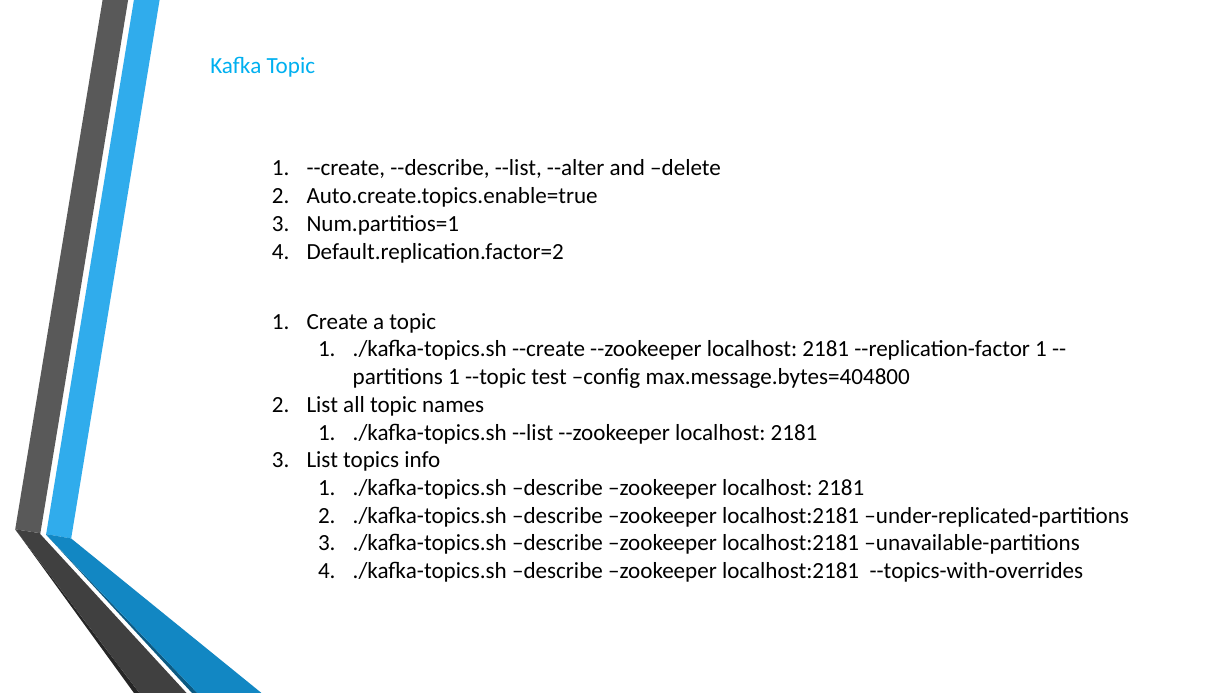
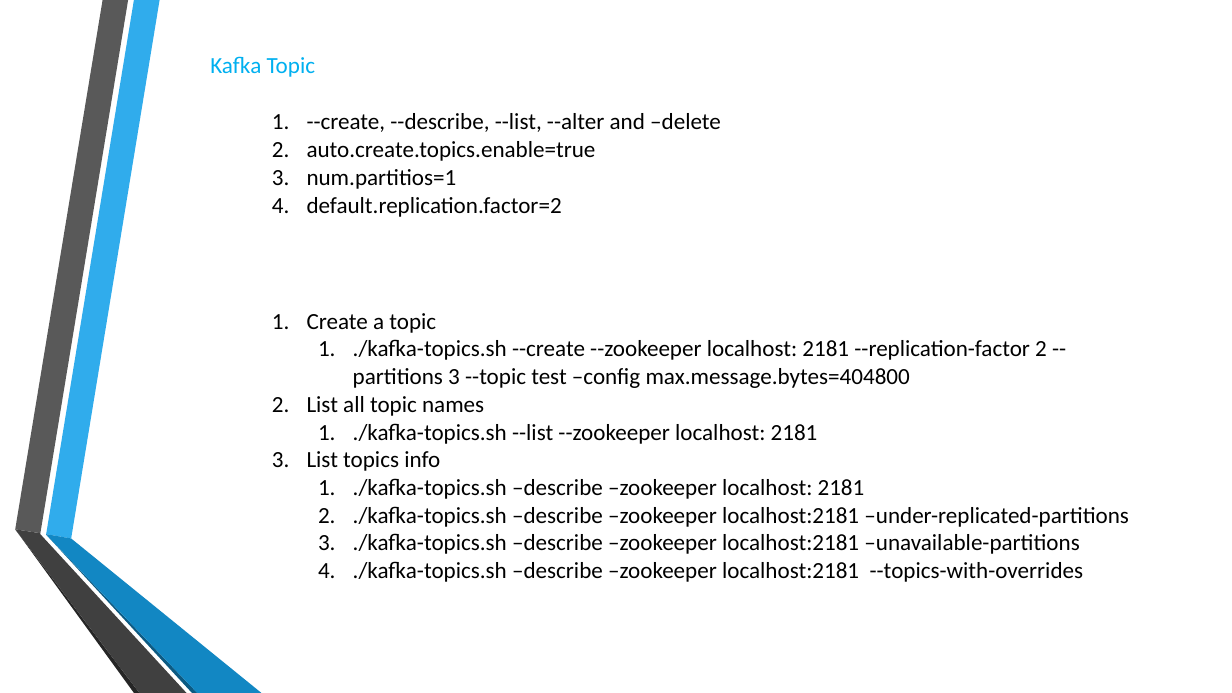
Before and after one commit to RobertLii/Tutorials, a slide deck: slide 45 of Kafka introduction.pptx (slide 46 before the commit). Drawn at 1232x693 pixels with LibreOffice and Linux fonts; fonts in the diff are those of the drawing; background and template pictures are left out. Boxes give left, top, right and bottom in pixels: in the first picture for what was removed or moved away, otherwise in the second. Text is boxed around its words. In the diff, an @@ line names an element or a change of style, - is before the commit and + after.

```diff
--- a/Kafka introduction.pptx
+++ b/Kafka introduction.pptx
@@ text "--create, --describe, --list, --alter and ...": place and size @@
-text "--create, --describe, --list, --alter and ..." at <box>307,159,721,263</box>
+text "--create, --describe, --list, --alter and ..." at <box>307,113,721,217</box>
@@ text at <box>307,141,596,217</box>: text changed @@
-2. Auto.create.topics.enable=true
-3. Num.partitios=1
-4. Default.replication.factor=2
+2. auto.create.topics.enable=true
+3. num.partitios=1
+4. default.replication.factor=2
@@ text at <box>353,339,1047,388</box>: text changed @@
-  1. ./kafka-topics.sh --create --zookeeper localhost: 2181 --replication-factor 1 --partitions 1 --topic test –config max.message.bytes=404800
+  1. ./kafka-topics.sh --create --zookeeper localhost: 2181 --replication-factor 2 --partitions 3 --topic test –config max.message.bytes=404800
```
Also in this commit, not shown: 16 other slides changed, 2 slides added, 10 slides removed.
